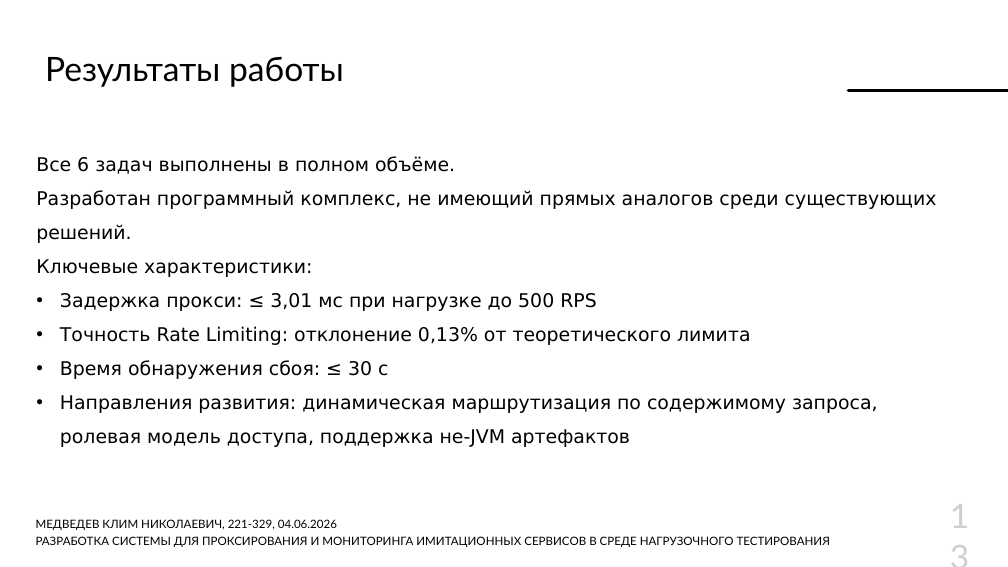
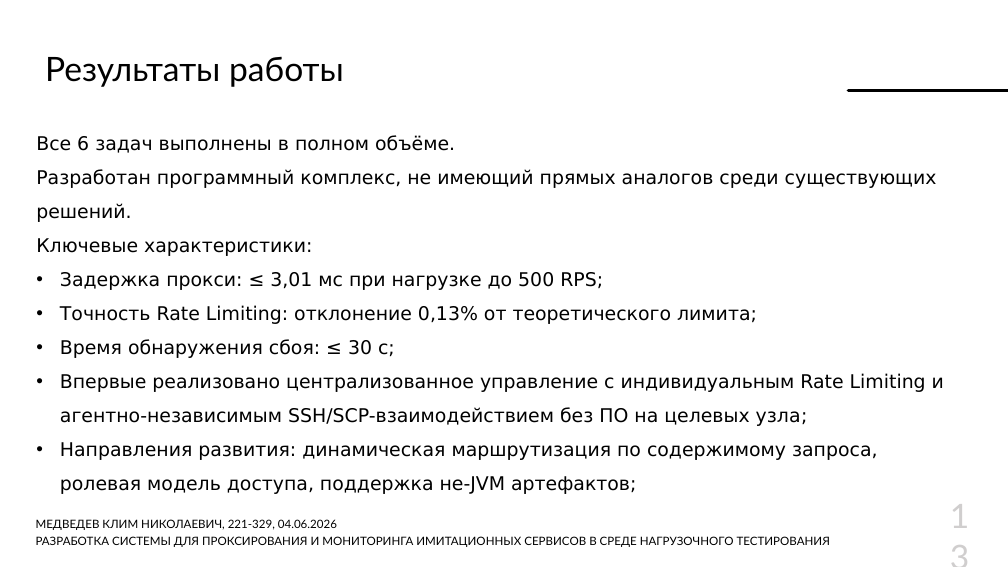
Before and after one commit to Lamardo43/educ-thesis, a slide deck: slide 13 of Thesis/docs/Презентация.pptx. Drawn at 1008x567 pixels with LibreOffice and Linux fonts; fonts in the diff are those of the drawing; background and template pictures are left out. Boxes give left, top, right and bottom in pixels: in the first picture for what was removed or moved away, otherwise in the second. Text is boxed around its words. In the diff, an @@ line names an element or a change of style, - is before the commit and + after.

```diff
--- a/Thesis/docs/Презентация.pptx
+++ b/Thesis/docs/Презентация.pptx
@@ text "Все 6 задач выполнены в ...": place and size @@
-text "Все 6 задач выполнены в ..." at (36,156,937,447)
+text "Все 6 задач выполнены в ..." at (36,135,944,494)
@@ text at (60,272,944,494): text changed @@
-• Задержка прокси: ≤ 3,01 мс при нагрузке до 500 RPS
-• Точность Rate Limiting: отклонение 0,13% от теоретического лимита
-• Время обнаружения сбоя: ≤ 30 с
-• Направления развития: динамическая маршрутизация по содержимому запроса, ролевая модель доступа, поддержка не-JVM артефактов
+• Задержка прокси: ≤ 3,01 мс при нагрузке до 500 RPS;
+• Точность Rate Limiting: отклонение 0,13% от теоретического лимита;
+• Время обнаружения сбоя: ≤ 30 с;
+• Впервые реализовано централизованное управление с индивидуальным Rate Limiting и агентно-независимым SSH/SCP-взаимодействием без ПО на целевых узла;
+• Направления развития: динамическая маршрутизация по содержимому запроса, ролевая модель доступа, поддержка не-JVM артефактов;
```
Also in this commit, not shown: 8 other slides changed, 11 other files.
